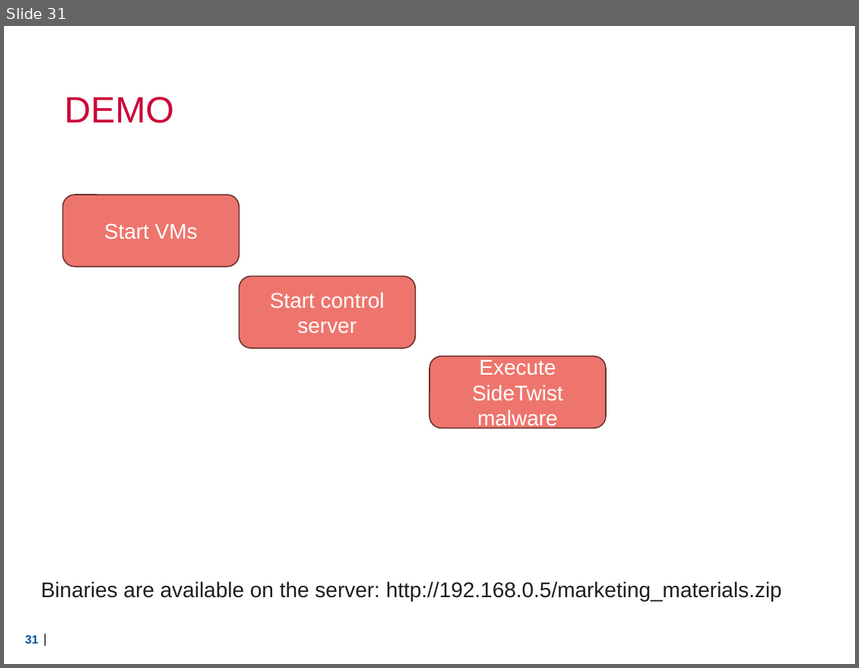
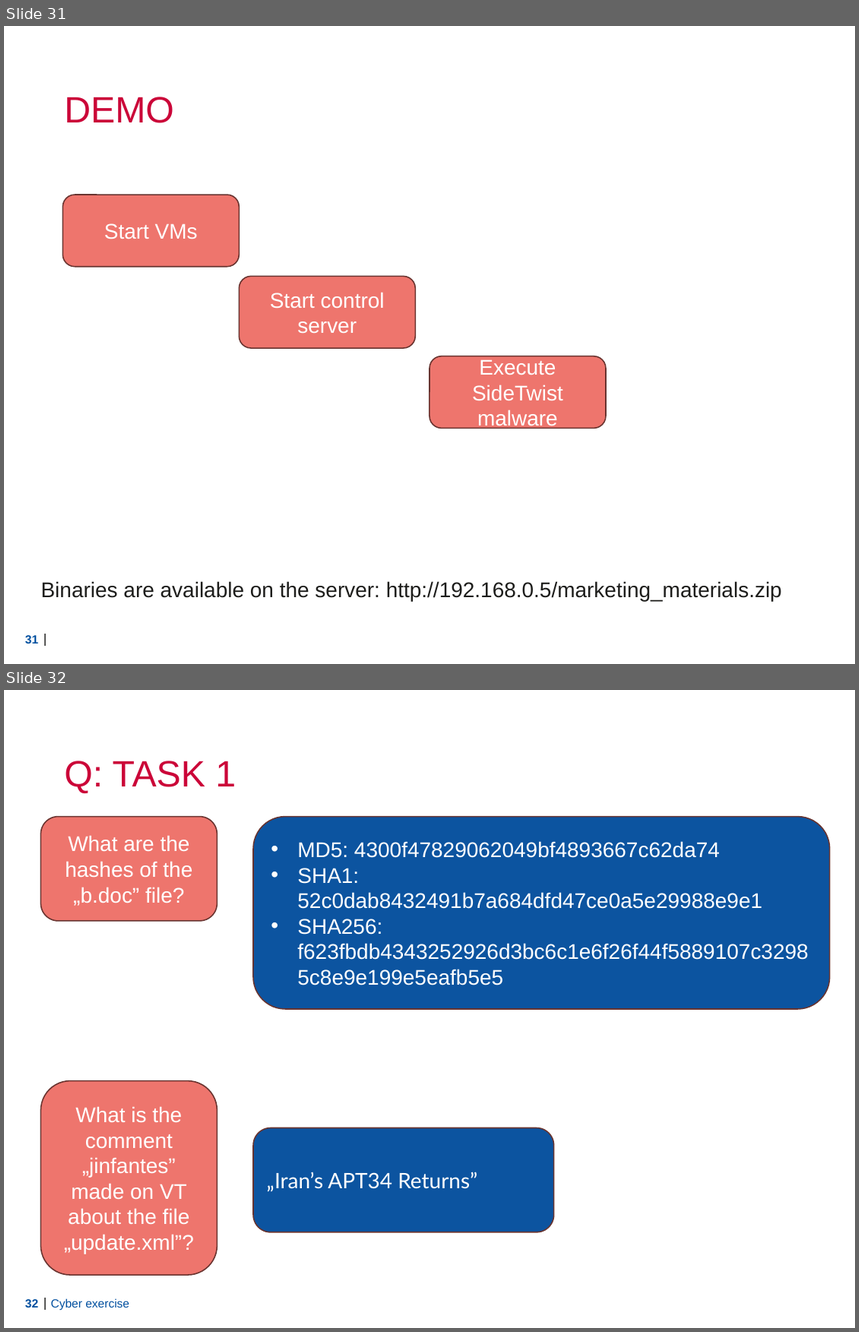
Before and after one commit to Lensver65/ESDC-BP, a slide deck: Cyber exercise.pptx. Shown one above the other, each under a label of ours: slide 31 before the commit, slides 31 and 32 after it. The pictures are 859x668 and 859x1332 pixels, drawn with LibreOffice and Linux fonts; fonts in the diff are those of the drawing; background and template pictures are left out. Boxes give left, top, right and bottom in pixels: in the first picture for what was removed or moved away, otherwise in the second. Text is boxed around its words. In the diff, an @@ line names an element or a change of style, - is before the commit and + after.

```diff
--- a/Cyber exercise.pptx
+++ b/Cyber exercise.pptx
@@ slide 32 added at bbox=[4, 690, 855, 1328], background picture (left out); not listed: 2 template elements that a slide beside it also shows @@
@@ title added at bbox=[64, 761, 236, 793], 31 pt, text #CB0538 @@
+Q: TASK 1
@@ rounded rectangle added at bbox=[40, 817, 217, 922], fill #EE756D, outline #683330 1 pt, 18 pt, text #FFFFFF @@
+What are the hashes of the „b.doc” file?
@@ rounded rectangle added at bbox=[253, 817, 829, 1009], fill #0C54A0, outline #683330 1 pt, 18 pt, text #FFFFFF @@
+• MD5: 4300f47829062049bf4893667c62da74
+• SHA1: 52c0dab8432491b7a684dfd47ce0a5e29988e9e1
+• SHA256: f623fbdb4343252926d3bc6c1e6f26f44f5889107c32985c8e9e199e5eafb5e5
@@ rounded rectangle added at bbox=[40, 1081, 217, 1274], fill #EE756D, outline #683330 1 pt, 18 pt, text #FFFFFF @@
+What is the comment „jinfantes” made on VT about the file „update.xml”?
@@ rounded rectangle added at bbox=[253, 1129, 554, 1233], fill #0C54A0, outline #683330 1 pt, 18 pt, text #FFFFFF @@
+„Iran’s APT34 Returns”
@@ text added at bbox=[51, 1299, 129, 1310], 10 pt, text #004F9F @@
+Cyber exercise
```
Also in this commit, not shown: 5 slides changed, 2 other slides added, 1 slide removed, 1 other file.
